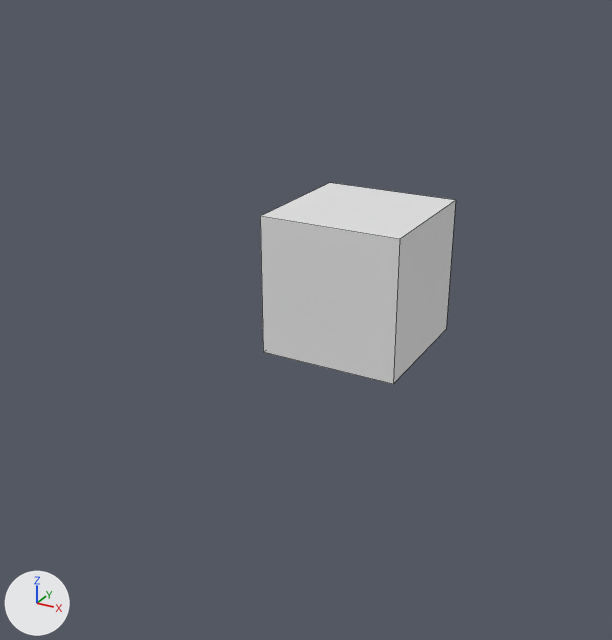
Two versions of the Blender file Obj_Chest_Normal_A.blend, one commit apart.
Rendered twice from a camera (50 mm lens) standing at (4.77, -10.23, 4.26) and looking at (-0.45, -0.74, -0.49). Every picture has the same lights, and +X, +Y and +Z are marked at lower left. The picture after the commit comes second. Mesh edges are drawn as thin lines.
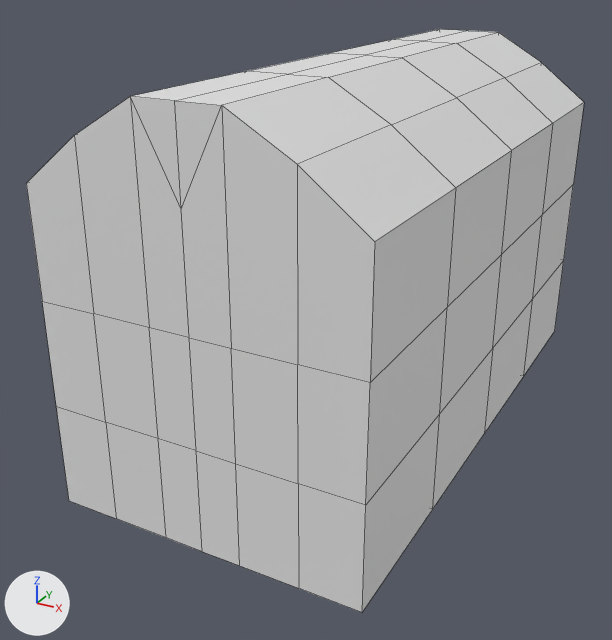
The edits, one by one:
me_cube is used by ob_cube; location (0.0, 0.0, 0.0).
me_cube had 8 vertices, 6 faces and spanned x -1.0..1.0, y -1.0..1.0, z -1.0..1.0.
me_cube now has 40 vertices, 30 faces and spans x 0.0..1.0, y 0.0..1.0, z -1.0..1.5.
Part 1, on me_cube:
6 vertices are removed from x -1.0..1.0, y -1.0..1.0, z -1.0..1.0.
6 faces are deleted.
18 vertices are added at x 0.0..1.0, y 0.0..1.0, z -1.0..1.5.
11 new vertices lie (0.0, 0.5, 0.0) away from vertices in x 0.0..1.0, y 0.0, z -1.0..1.5.
9 new vertices lie (0.0, 0.5, 0.0) away from vertices in x 0.0..1.0, y 0.5, z -1.0..1.5.
30 new faces join them.
Object 'Cube' (ob_cube) is rescaled from (1.0, 1.0, 1.0) to (2.0, 4.0, 2.0).
Object 'Cube' (ob_cube) gains a MIRROR modifier named 'Mirror'.
Modifier setting: use_axis = (True, True, False).
Modifier setting: use_clip = True.

Changed parts and their boxes (x1, y1, x2, y2) in the pictures (612 x 640 px):
'Cube', reshaped, rescaled, modifiers changed (184% wider, 189% taller): before (260, 183, 456, 384); after (26, 29, 584, 612)
